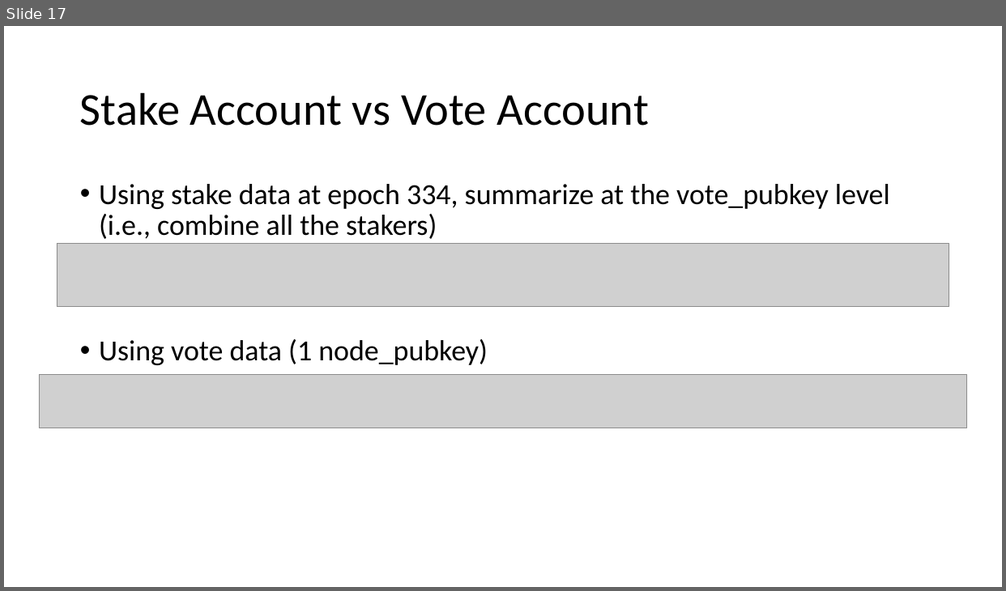
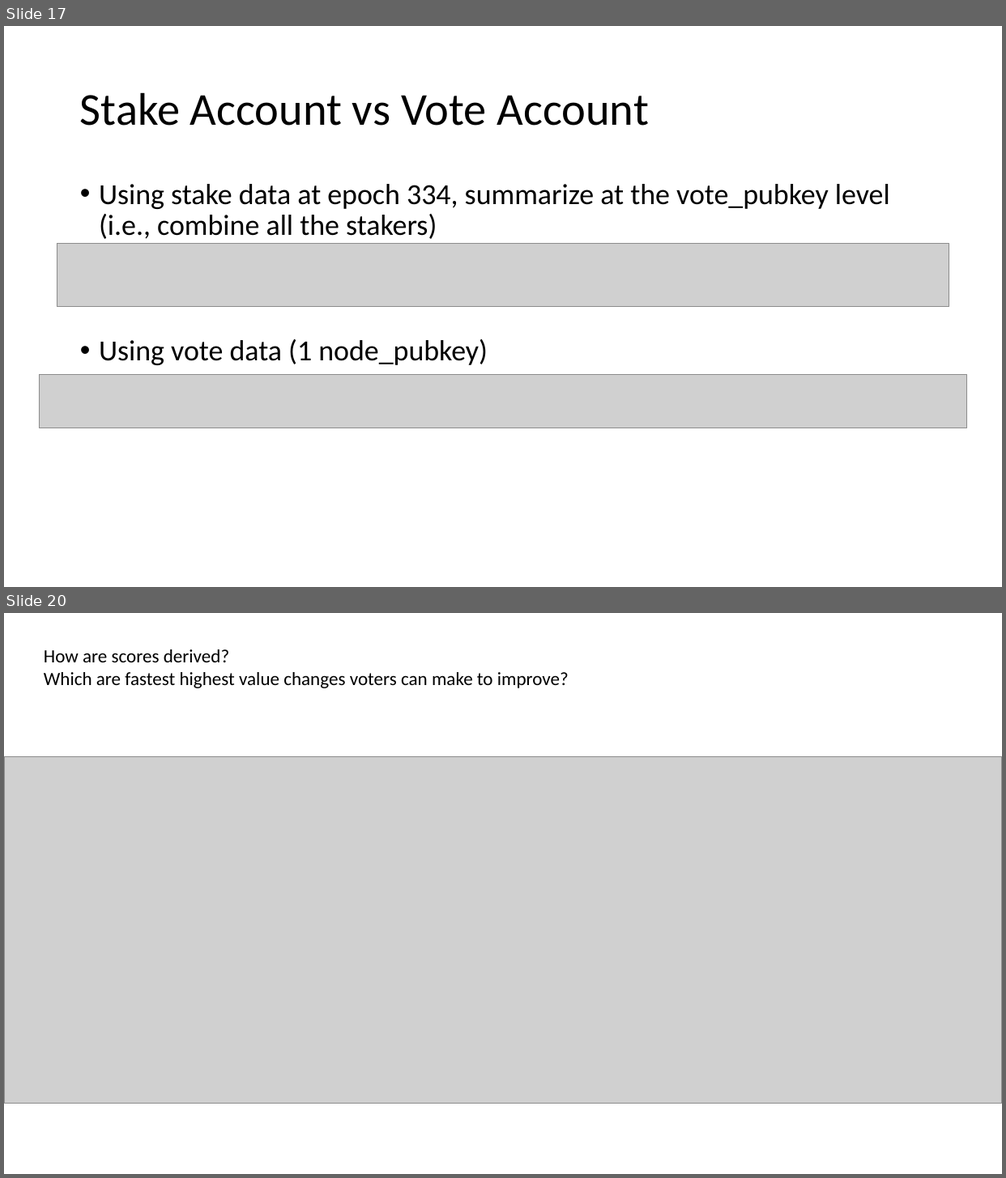
Before and after one commit to fsc-data-science/sol-validator-score, a slide deck: 20230509_draftreview.pptx. Shown one above the other, each under a label of ours: slide 17 before the commit, slides 17 and 20 after it; the slides between them are not shown. The pictures are 1006x591 and 1006x1178 pixels, drawn with LibreOffice and Linux fonts; fonts in the diff are those of the drawing; grey boxes stand for pictures. Boxes give left, top, right and bottom in pixels: in the first picture for what was removed or moved away, otherwise in the second. Text is boxed around its words. In the diff, an @@ line names an element or a change of style, - is before the commit and + after.

```diff
--- a/20230509_draftreview.pptx
+++ b/20230509_draftreview.pptx
@@ slide 20 added at bbox=[4, 613, 1002, 1174], background #FFFFFF @@
@@ text added at bbox=[44, 649, 569, 688], 18 pt, text #000000 @@
+How are scores derived?
+Which are fastest highest value changes voters can make to improve?
@@ picture added at bbox=[4, 756, 1002, 1104] @@
```
Also in this commit, not shown: 6 slides changed, 2 other slides added, 4 other files.
